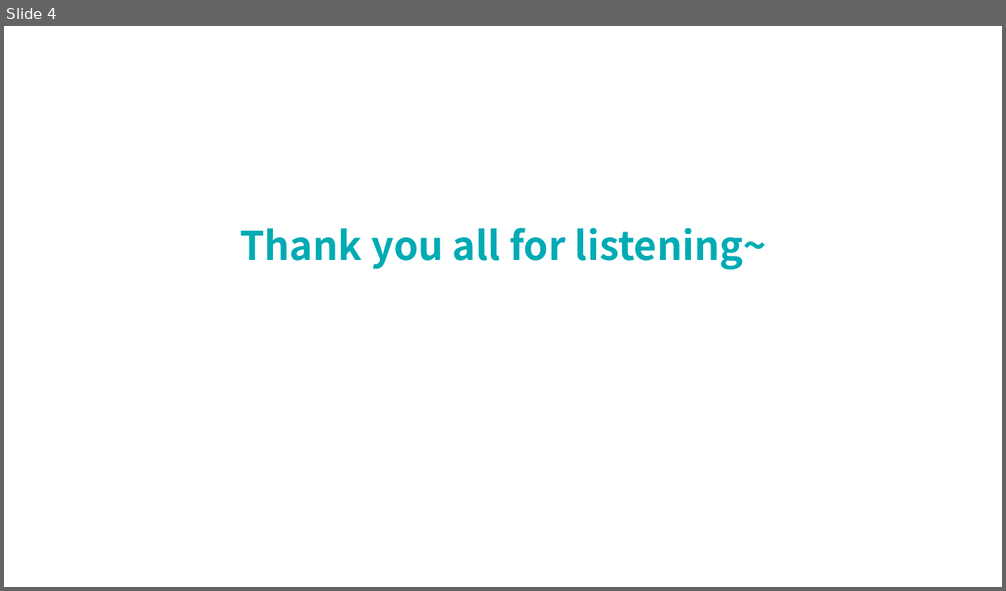
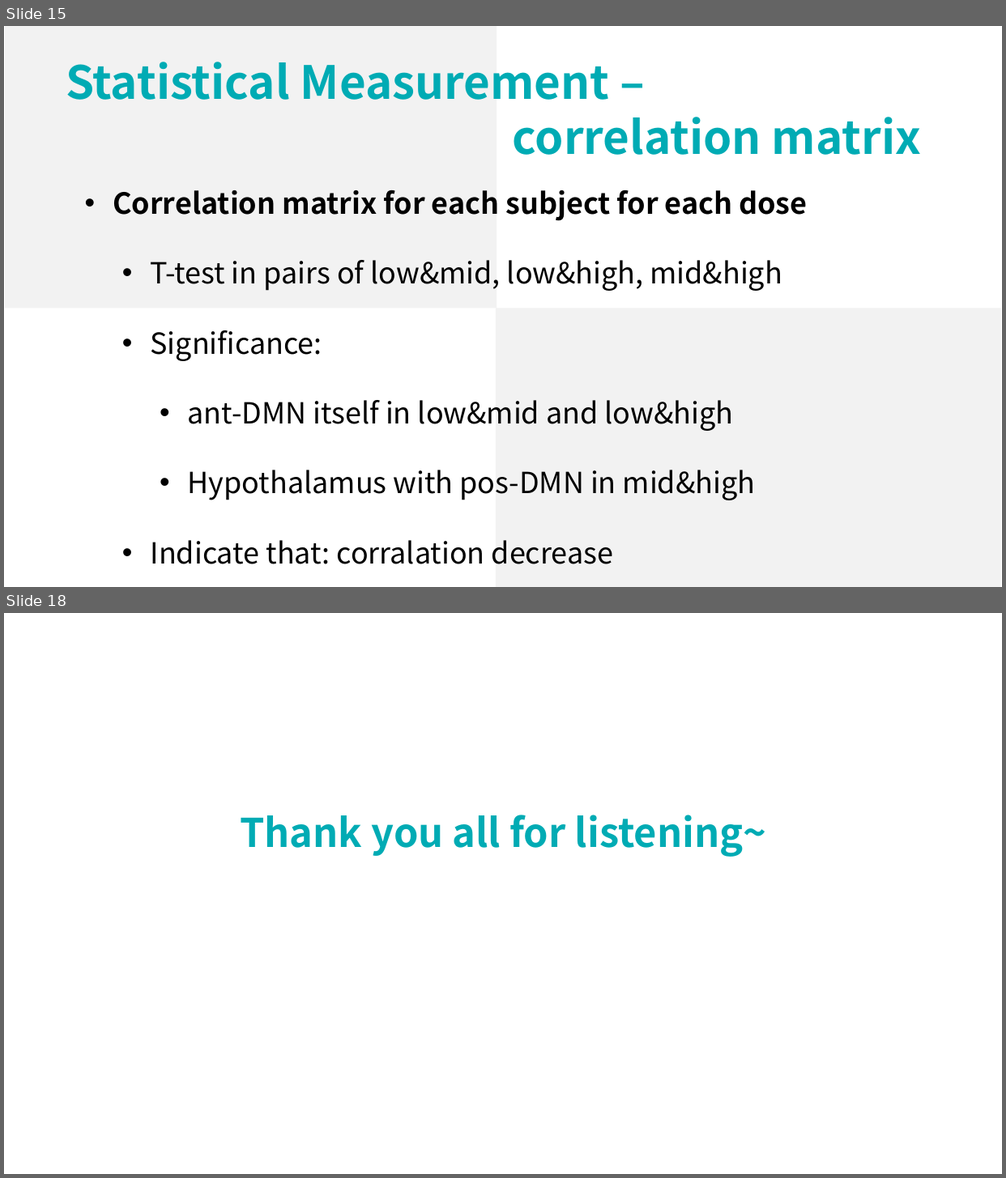
Before and after one commit to lsyoath/sheepy, a slide deck: Work/CurrentResults.pptx. Shown one above the other, each under a label of ours: slide 4 before the commit, slides 15 and 18 after it; the slides between them are not shown. The pictures are 1006x591 and 1006x1178 pixels, drawn with LibreOffice and Linux fonts; fonts in the diff are those of the drawing. Boxes give left, top, right and bottom in pixels: in the first picture for what was removed or moved away, otherwise in the second. Text is boxed around its words. In the diff, an @@ line names an element or a change of style, - is before the commit and + after.

```diff
--- a/Work/CurrentResults.pptx
+++ b/Work/CurrentResults.pptx
@@ slide 15 added at [4, 26, 1002, 587], background #FFFFFF @@
@@ rectangle added at [5, 26, 496, 308], fill #F2F2F2 @@
@@ text added at [66, 62, 921, 155], 44 pt, text #00ABB4, bold @@
+Statistical Measurement –
+correlation matrix
@@ text added at [113, 190, 808, 565], 28 pt, text #000000 @@
+• Correlation matrix for each subject for each dose
+  • T-test in pairs of low&mid, low&high, mid&high
+  • Significance:
+    • ant-DMN itself in low&mid and low&high
+    • Hypothalamus with pos-DMN in mid&high
+  • Indicate that: corralation decrease
@@ rectangle added at [496, 308, 1001, 587], fill #F2F2F2 @@
@@ what was slide 4 is now slide 18 @@
```
Also in this commit, not shown: 15 other slides added, 2 slides removed.
